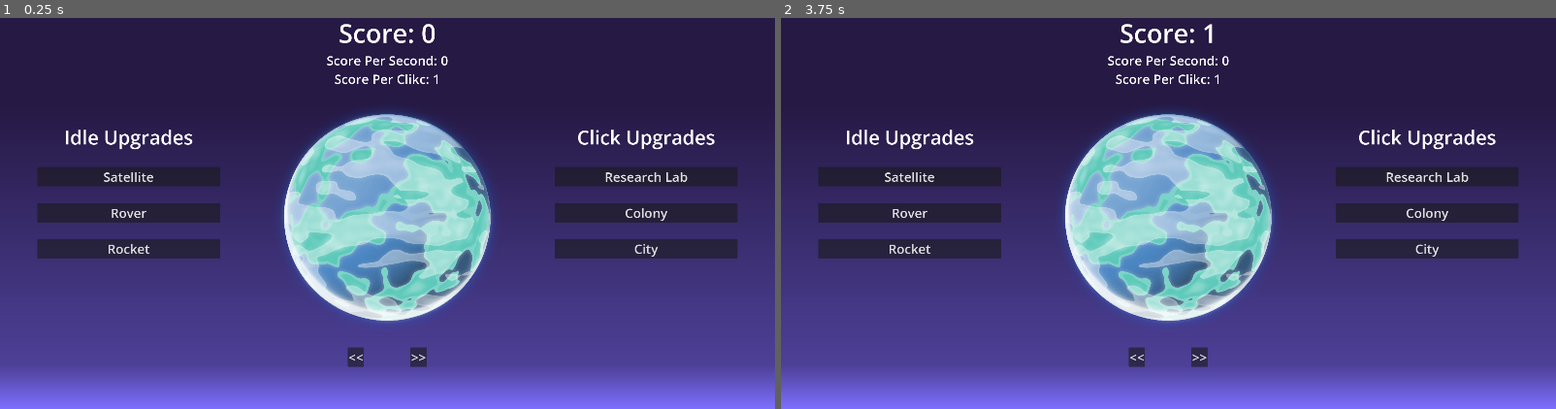
Above: before the commit, frames 1-2 (left to right).
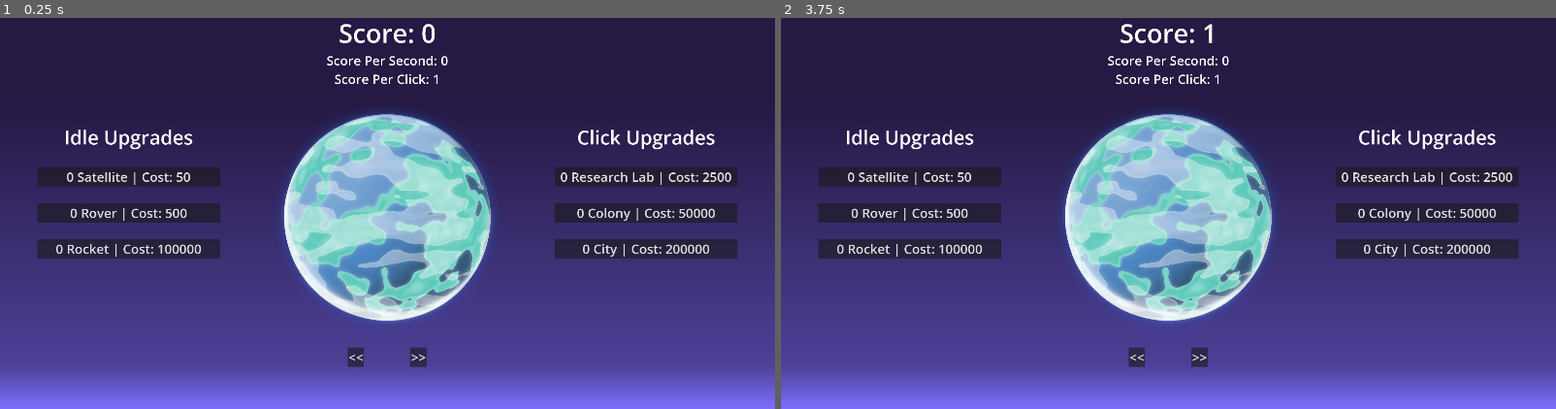
Above: after the commit, the same moments.

Repository: JStaed/planet-clicker-implementation
Game: Godot game, scene res://scenes/main.tscn
Two runs of this game, one before a commit and one after it. Both use one fixed random seed, a clock stepped at 60 frames per second and the inputs below.
Inputs (mouse positions are in pixels of both pictures, inside the frame that each line leads up to):
- Up to frame 1 (0.25 s): no input
- Up to frame 2 (3.75 s): click (912, 178) at 0.5 s, where only the run before the commit has a clickable "Satellite"; click (912, 178) at 1.25 s, where only the run after the commit has a clickable "0 Satellite | Cost: 50"; click (912, 213) at 2 s, where only the run before the commit has a clickable "Rover"; click (912, 248) at 2.75 s, where only the run before the commit has a clickable "Rocket"; click (1168, 217) at 3.5 s

The runs differ from the first frame. In frame 1, 1.3% of the frame differs, in the area x 7-95%, y 14-62%; in frame 2, 1.3%.

Commit message:
Implemented Satellite Shop Button

Diff:
--- a/scenes/main.tscn
+++ b/scenes/main.tscn
@@ -66,7 +66,7 @@
 [node name="Button" type="Button" parent="CanvasLayer/Control/HBoxContainer/Left" unique_id=30746600]
 layout_mode = 2
 theme = ExtResource("2_sugp2")
-text = "Satellite"
+text = "0 Satellite | Cost: 50"
 
 [node name="Spacer" parent="CanvasLayer/Control/HBoxContainer/Left" unique_id=1152729218 instance=ExtResource("1_o5qli")]
 layout_mode = 2
@@ -75,7 +75,7 @@
 [node name="Button2" type="Button" parent="CanvasLayer/Control/HBoxContainer/Left" unique_id=1994265712]
 layout_mode = 2
 theme = ExtResource("2_sugp2")
-text = "Rover"
+text = "0 Rover | Cost: 500"
 
 [node name="Spacer2" parent="CanvasLayer/Control/HBoxContainer/Left" unique_id=327818223 instance=ExtResource("1_o5qli")]
 layout_mode = 2
@@ -84,7 +84,7 @@
 [node name="Button3" type="Button" parent="CanvasLayer/Control/HBoxContainer/Left" unique_id=2004988596]
 layout_mode = 2
 theme = ExtResource("2_sugp2")
-text = "Rocket"
+text = "0 Rocket | Cost: 100000"
 
 [node name="Spacer3" parent="CanvasLayer/Control/HBoxContainer/Left" unique_id=517790471 instance=ExtResource("1_o5qli")]
 layout_mode = 2
@@ -177,7 +177,7 @@
 [node name="Button" type="Button" parent="CanvasLayer/Control/HBoxContainer/Right" unique_id=335120536]
 layout_mode = 2
 theme = ExtResource("2_sugp2")
-text = "Research Lab"
+text = "0 Research Lab | Cost: 2500"
 
 [node name="Spacer" parent="CanvasLayer/Control/HBoxContainer/Right" unique_id=1719655311 instance=ExtResource("1_o5qli")]
 layout_mode = 2
@@ -186,7 +186,7 @@
 [node name="Button2" type="Button" parent="CanvasLayer/Control/HBoxContainer/Right" unique_id=1263932650]
 layout_mode = 2
 theme = ExtResource("2_sugp2")
-text = "Colony"
+text = "0 Colony | Cost: 50000"
 
 [node name="Spacer2" parent="CanvasLayer/Control/HBoxContainer/Right" unique_id=1448769153 instance=ExtResource("1_o5qli")]
 layout_mode = 2
@@ -195,7 +195,7 @@
 [node name="Button3" type="Button" parent="CanvasLayer/Control/HBoxContainer/Right" unique_id=15556025]
 layout_mode = 2
 theme = ExtResource("2_sugp2")
-text = "City"
+text = "0 City | Cost: 200000"
 
 [node name="Spacer3" parent="CanvasLayer/Control/HBoxContainer/Right" unique_id=55112587 instance=ExtResource("1_o5qli")]
 layout_mode = 2
@@ -204,4 +204,5 @@
 layout_mode = 2
 size_flags_stretch_ratio = 0.2
 
+[connection signal="pressed" from="CanvasLayer/Control/HBoxContainer/Left/Button" to="CanvasLayer/Control" method="_on_satellite_button_pressed"]
 [connection signal="pressed" from="CanvasLayer/Control/HBoxContainer/Middle/PlanetButton" to="CanvasLayer/Control" method="_on_planet_button_pressed"]
--- a/scripts/game.gd
+++ b/scripts/game.gd
@@ -1,9 +1,23 @@
 extends Control
 
+const COST_FACTOR: float = 1.2
 
 var score: int = 0
 var score_per_second: int = 0
 var score_per_click: int = 1
+
+var cost = [
+	50, 500, 100000,
+	2500, 50000, 200000
+]
+var upgrade = [
+	1, 5, 100,
+	1, 5, 10
+]
+var level = [
+	0, 0, 0,
+	0, 0, 0
+]
 
 func _ready() -> void:
 	update_labels()
@@ -16,4 +30,13 @@
 func update_labels() -> void:
 	$HBoxContainer/Middle/Score.text = "Score: " + str(score)
 	$HBoxContainer/Middle/ScorePerSecond.text = "Score Per Second: " + str(score_per_second)
-	$HBoxContainer/Middle/ScorePerClick.text = "Score Per Clikc: " + str(score_per_click)
+	$HBoxContainer/Middle/ScorePerClick.text = "Score Per Click: " + str(score_per_click)
+	$HBoxContainer/Left/Button.text = str(level[0]) + " Satellite | Cost: " + str(cost[0])
+
+func _on_satellite_button_pressed() -> void:
+	if score >= cost[0]:
+		score -= cost[0]
+		cost[0] = int(floor(COST_FACTOR * cost[0]))
+		level[0] += 1
+		score_per_second += upgrade[0]
+		update_labels()
